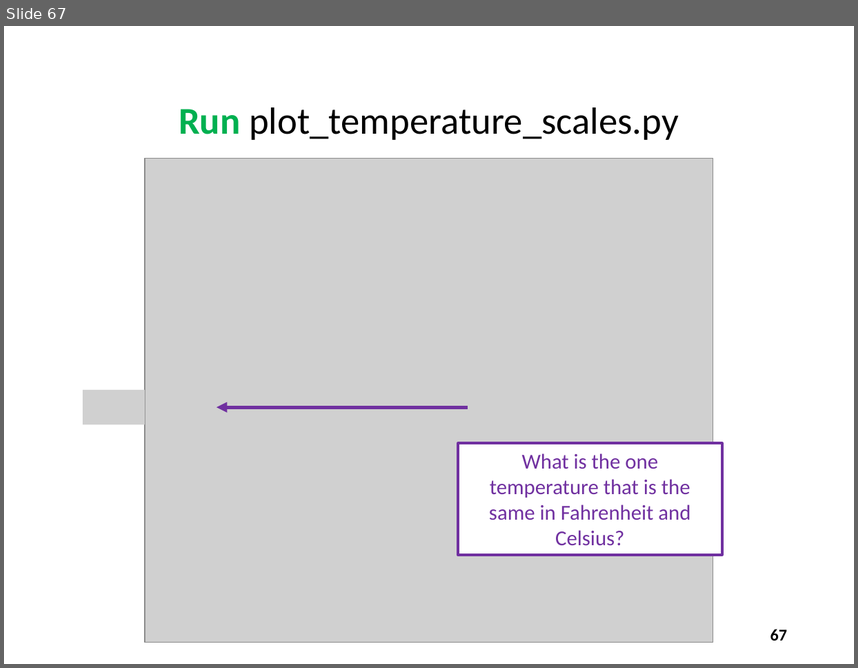
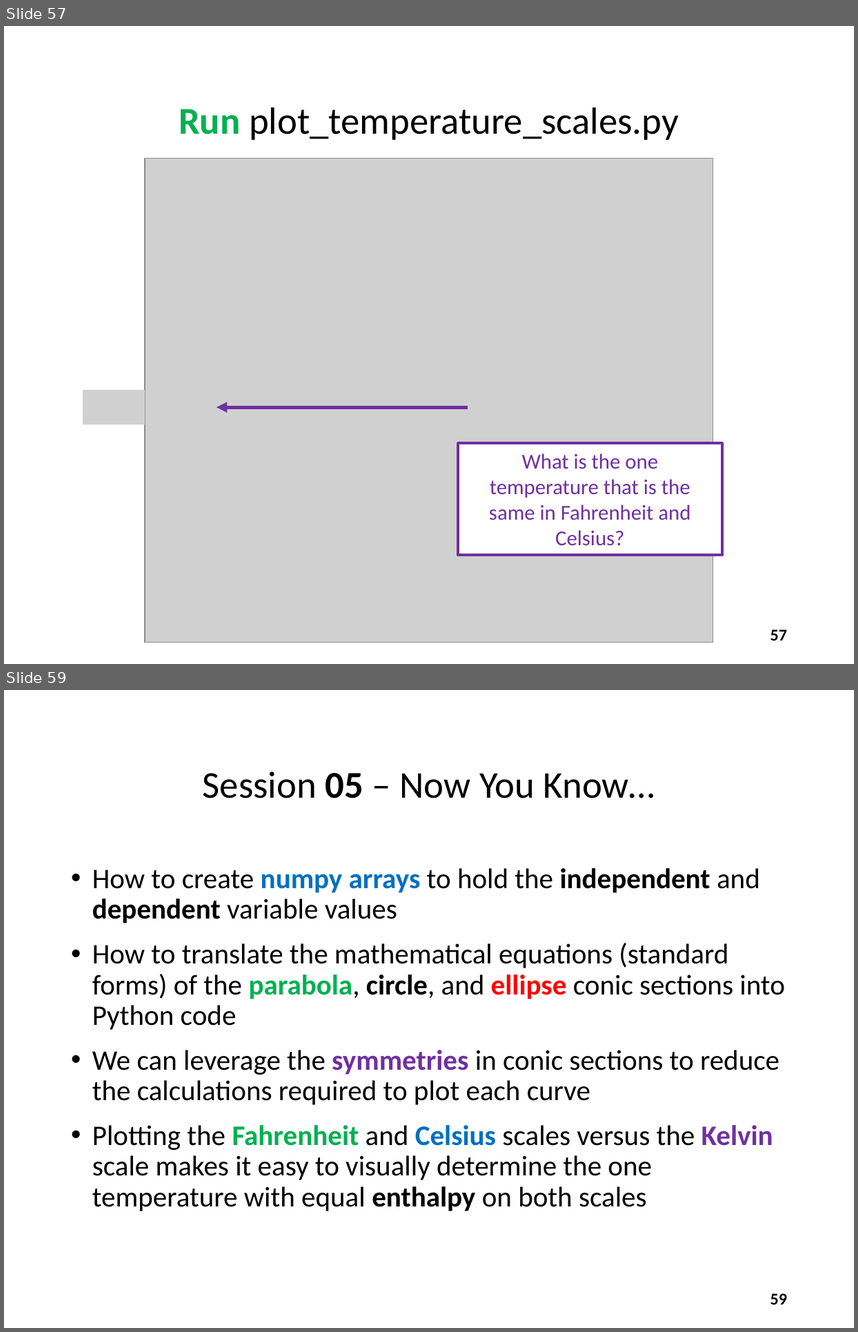
Before and after one commit to dbiersach/scicomp101, a slide deck: Session 05 - Cartesian Graphs and Conic Sections/Session 05 - Cartesian Graphs and Conic Sections.pptx. Shown one above the other, each under a label of ours: slide 67 before the commit, slides 57 and 59 after it; the slides between them are not shown. The pictures are 858x668 and 858x1332 pixels, drawn with LibreOffice and Linux fonts; fonts in the diff are those of the drawing; grey boxes stand for pictures. Boxes give left, top, right and bottom in pixels: in the first picture for what was removed or moved away, otherwise in the second. Text is boxed around its words. In the diff, an @@ line names an element or a change of style, - is before the commit and + after.

Commit message:
Moved trig topics to Session 07

```diff
--- a/Session 05 - Cartesian Graphs and Conic Sections/Session 05 - Cartesian Graphs and Conic Sections.pptx
+++ b/Session 05 - Cartesian Graphs and Conic Sections/Session 05 - Cartesian Graphs and Conic Sections.pptx
@@ slide 59 added at [4,690,854,1328], background #FFFFFF @@
@@ title added at [203,771,655,798], 32 pt, text #000000 @@
+Session 05 – Now You Know…
@@ text added at [92,868,785,1211], 24 pt, text #000000 @@
+• How to create numpy arrays to hold the independent and dependent variable values
+• How to translate the mathematical equations (standard forms) of the parabola, circle, and ellipse conic sections into Python code
+• We can leverage the symmetries in conic sections to reduce the calculations required to plot each curve
+• Plotting the Fahrenheit and Celsius scales versus the Kelvin scale makes it easy to visually determine the one temperature with equal enthalpy on both scales
@@ page number added at [771,1293,787,1304], 14 pt, text #000000, bold @@
+59
@@ what was slide 67 is now slide 57 @@
@@ page number at [771,629,787,640]: text changed @@
-67
+57
```
Also in this commit, not shown: 11 slides changed, 1 other slide added, 29 slides removed.
